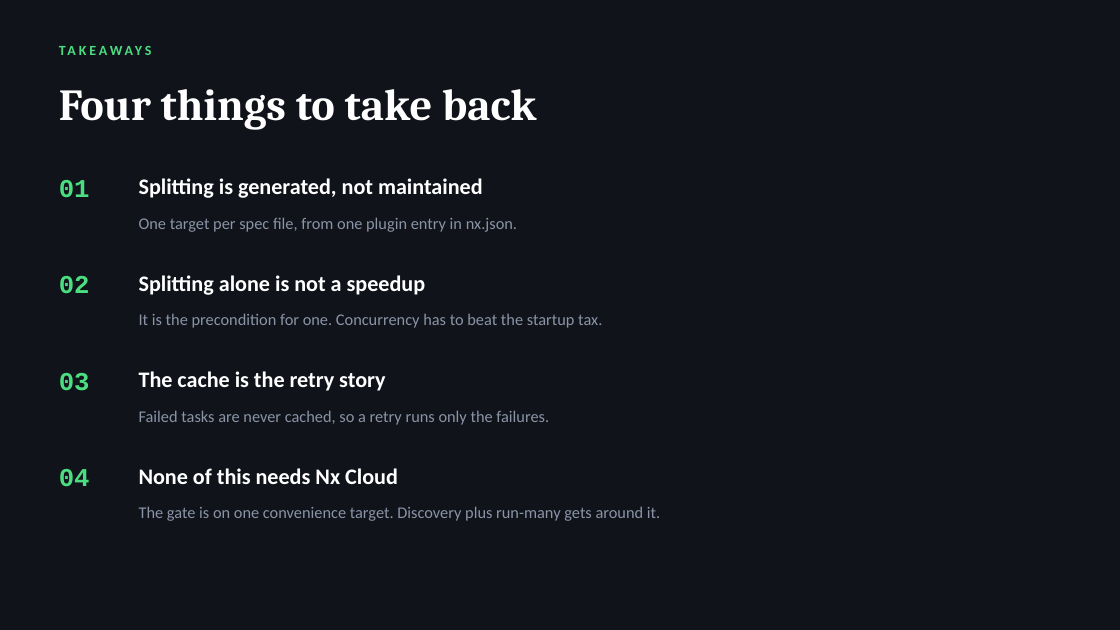
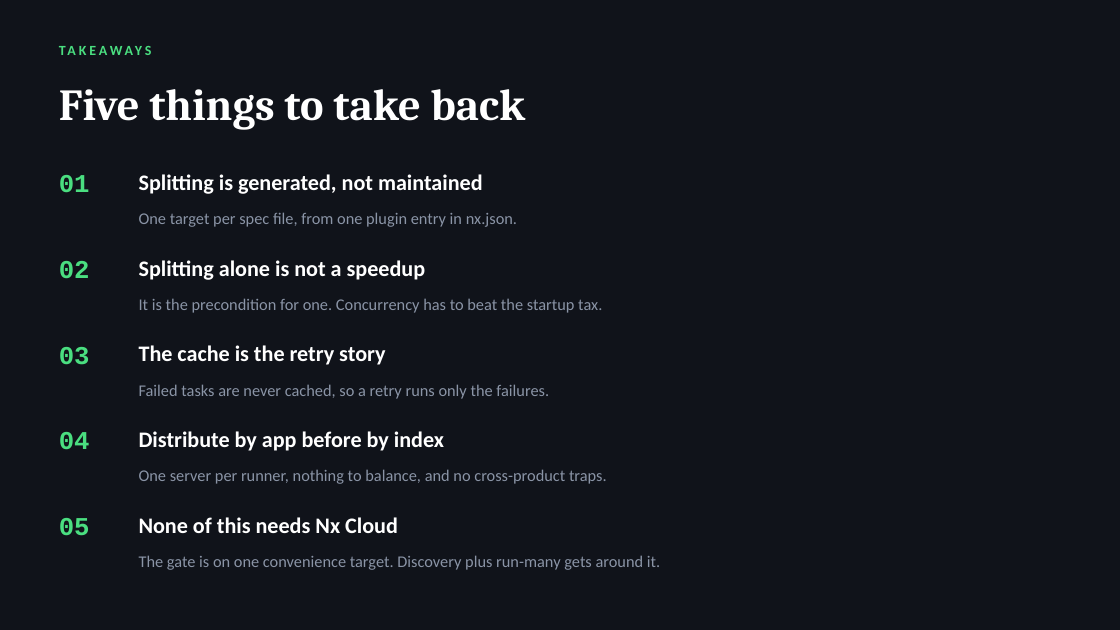
Before and after one commit to radzivil/nx-scaling-e2e-tests-with-atomizer, a slide deck: slide 18 of talk/Scaling-E2E-Tests-with-Nx.pptx (slide 15 before the commit). Drawn at 1120x630 pixels with LibreOffice and Linux fonts; fonts in the diff are those of the drawing. Boxes give left, top, right and bottom in pixels: in the first picture for what was removed or moved away, otherwise in the second. Text is boxed around its words. In the diff, an @@ line names an element or a change of style, - is before the commit and + after.

Commit message:
Add the scale section to the deck
Four new slides: the three-app workspace, the ladder as a bar chart, why CI
distributes per app rather than per shard, and what `affected` actually runs.
Takeaways gain a fifth point; the agenda gains the section.

A render pass caught three things: the replay bar sat on a minimum-width floor
that made 5s look like a third of 55s, rung 2 was drawn in the colour this deck
uses for failure, and the title promised four rungs over five bars.

```diff
--- a/talk/Scaling-E2E-Tests-with-Nx.pptx
+++ b/talk/Scaling-E2E-Tests-with-Nx.pptx
@@ text at [59, 89, 526, 130]: text changed @@
-Four things to take back
+Five things to take back
@@ 3 texts: place and size @@
-3 texts at [59, 178, 517, 232]
+3 texts at [59, 174, 517, 227]
@@ 3 texts: place and size @@
-3 texts at [59, 275, 602, 328]
+3 texts at [59, 260, 602, 313]
@@ 3 texts: place and size @@
-3 texts at [59, 371, 549, 425]
+3 texts at [59, 345, 549, 399]
@@ text "04": place and size @@
-text "04" at [59, 469, 90, 487]
+text "04" at [59, 432, 90, 450]
@@ text added at [139, 431, 444, 451], 19 pt, text #FFFFFF, bold @@
+Distribute by app before by index
@@ text added at [139, 469, 607, 484], 14 pt, text #8A94A6 @@
+One server per runner, nothing to balance, and no cross-product traps.
@@ text "None of this needs Nx ...": place and size @@
-text "None of this needs Nx ..." at [139, 468, 398, 484]
+text "None of this needs Nx ..." at [139, 517, 398, 533]
@@ text added at [59, 518, 90, 536], 22 pt, text #4ADE80, bold @@
+05
@@ text "The gate is on one ...": place and size @@
-text "The gate is on one ..." at [139, 506, 660, 521]
+text "The gate is on one ..." at [139, 555, 660, 570]
```
Also in this commit, not shown: 1 other slide changed, 4 slides added, 1 slide removed, 1 other file.
